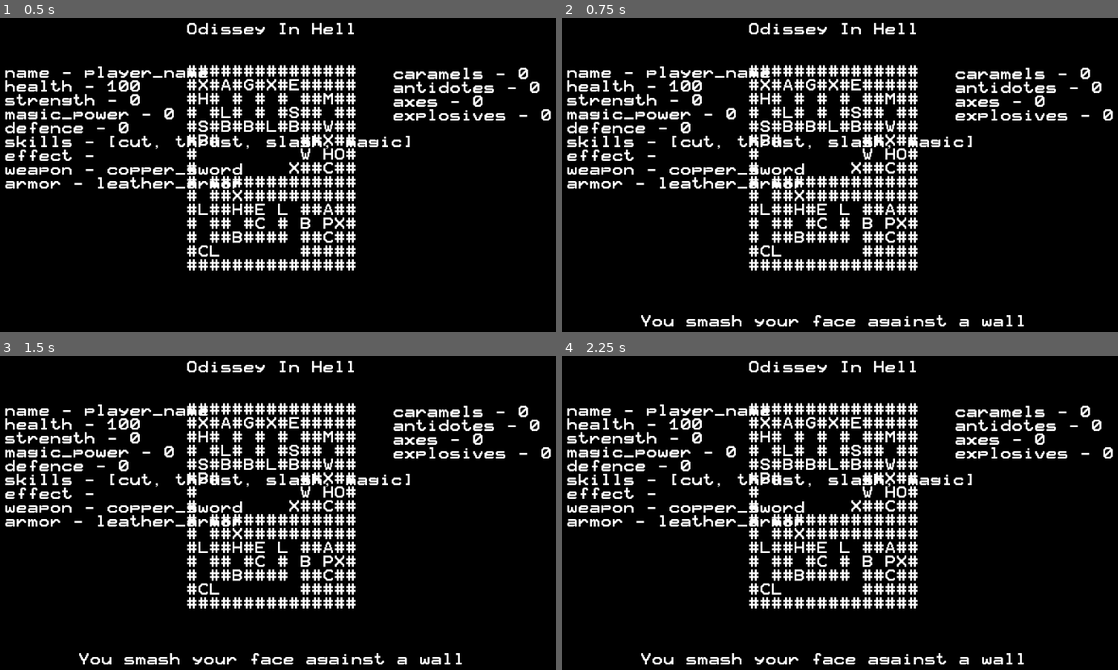
Above: before the commit, frames 1-4 (two rows, left to right).
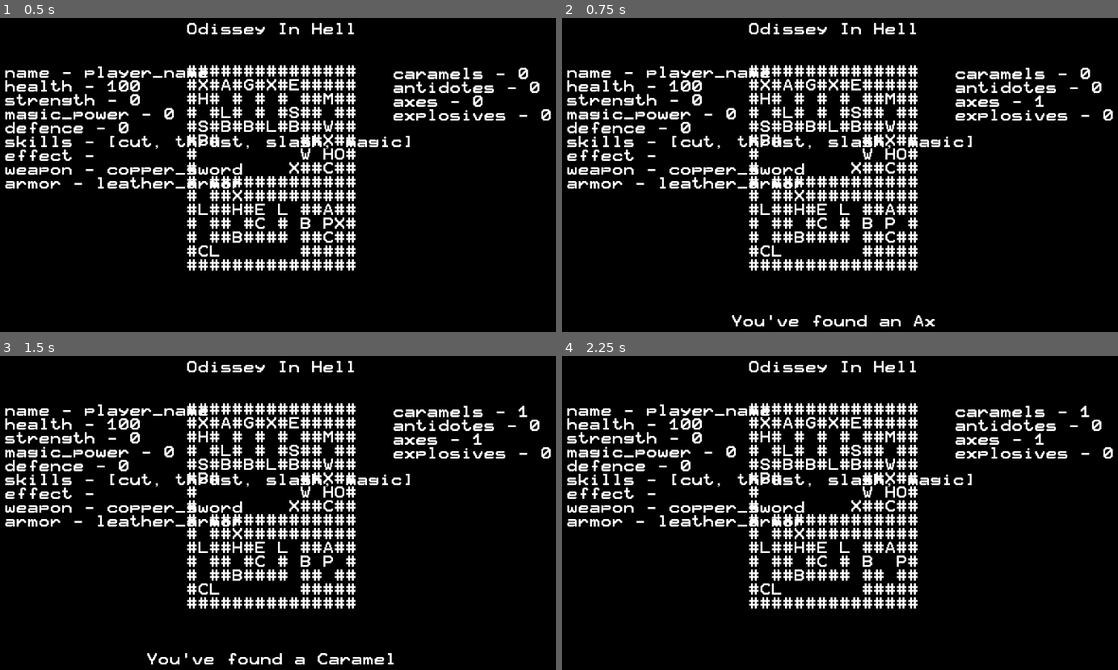
Above: after the commit, the same moments.

Repository: Dukebot/Odissey-in-Hell
Game: Godot game, scene res://src/Main.tscn
Same seed, same stepped clock (60 frames per second), same inputs: the game is played once before the commit and once after it.
Inputs:
- Up to frame 1 (0.5 s): no input
- Up to frame 2 (0.75 s): tap Enter at 0.5 s; hold Right (move_right) from 0.53 s (still down); tap N (no) at 0.6 s
- Up to frame 3 (1.5 s): tap Space (continue, bound only after the commit) at 0.8, 1.25, 1.35 s; release Right (move_right) at 1.28 s; hold Down (move_down) from 1.28 s (still down)
- Up to frame 4 (2.25 s): tap N (no) at 1.55, 2.1 s; tap Space (continue, bound only after the commit) at 2 s; release Down (move_down) at 2.03 s; hold Right (move_right) from 2.03 s (still down)

Frame 1 is identical in both runs. In frame 2, 1.0% of the frame differs, in the area x 14-87%, y 24-99%; in frame 3, 1.2%, in the area x 14-96%, y 15-99%; in frame 4, 1.1%.
Error before the commit: Invalid call to function 'init' in base 'Node (MoveState.gd)'. Expected 0 arguments. (res://src/Main.gd:29)

Commit message:
Improvements in combat and cleanup of old things.

Diff:
--- a/project.godot
+++ b/project.godot
@@ -14,7 +14,7 @@
 "language": "GDScript",
 "path": "res://src/CombatState.gd"
 }, {
-"base": "Reference",
+"base": "Node",
 "class": "Drawer",
 "language": "GDScript",
 "path": "res://src/Drawer.gd"
@@ -22,7 +22,7 @@
 "base": "Node",
 "class": "GameData",
 "language": "GDScript",
-"path": "res://src/game_data/GameData.gd"
+"path": "res://src/GameData.gd"
 }, {
 "base": "Node",
 "class": "MoveState",
@@ -103,6 +103,11 @@
 "events": [ Object(InputEventKey,"resource_local_to_scene":false,"resource_name":"","device":0,"alt":false,"shift":false,"control":false,"meta":false,"command":false,"pressed":false,"scancode":51,"unicode":0,"echo":false,"script":null)
  ]
 }
+continue={
+"deadzone": 0.5,
+"events": [ Object(InputEventKey,"resource_local_to_scene":false,"resource_name":"","device":0,"alt":false,"shift":false,"control":false,"meta":false,"command":false,"pressed":false,"scancode":32,"unicode":0,"echo":false,"script":null)
+ ]
+}
 
 [rendering]
 
--- a/src/CombatState.gd
+++ b/src/CombatState.gd
@@ -5,47 +5,87 @@
 var enemy_x
 var enemy_y
 
+var last_attack_result_text: String = ""
+
 onready var main = get_parent()
 
 
 func process_state():
-	_process_state(main.player, main.skills, main.map)
+	var player = main.player
+	var skills = main.skills
+	var map = main.map
 
+	if turn == 0:
+		show_player_attack_selection()
+		turn = 1
 
-func _process_state(player: Dictionary, skills: Dictionary, map: Dictionary) -> void:
-	if turn == 0:
-		var text = "Select your attack:"
-		for skill in player["skills"]:
-			text += "\n" + skill
-		main.show_message(text)
+	elif turn == 1:
+		var skill_key = get_player_skill_selection()
+		if skill_key:
+			attack(player, skill_key, enemy)
+			turn = 2
 
-		var skill_key
+	elif turn == 2:
+		main.show_message(last_attack_result_text)
+		if Input.is_action_just_pressed("continue"):
+			if map[enemy_x][enemy_y] == " ":
+				main.set_move_state()
+			else:
+				turn = 3
 
-		if Input.is_action_just_pressed("skill_1"):
-			skill_key = player["skills"][0]
-		elif Input.is_action_just_pressed("skill_2"):
-			skill_key = player["skills"][1]
-		elif Input.is_action_just_pressed("skill_3"):
-			skill_key = player["skills"][2]
-
-		if skill_key:
-			var skill = skills[skill_key]
-			var damage = player["strength"] + skill["power"] - enemy["defence"]
-			print(damage)
-			enemy["health"] = enemy["health"] - damage
-			turn = 1
-
-			if enemy["health"] < 0:
-				print("Enemy defeated")
-				main.set_move_state()
-
-	else:
-		print("Enemy turn...")
+	elif turn == 3:
 		var enemy_skill_keys = enemy["skills"]
 		var rand_skill_index = Utils.get_random_array_index(enemy_skill_keys)
 		var skill_key = enemy_skill_keys[rand_skill_index]
-		var skill = skills[skill_key]
-		var damage = enemy["strength"] + skill["power"] - player["defence"]
+		attack(enemy, skill_key, player)
+		turn = 4
 
-		player["health"] = player["health"] - damage
-		turn = 0
+	elif turn == 4:
+		main.show_message(last_attack_result_text)
+		if Input.is_action_just_pressed("continue"):
+			turn = 0
+
+
+func show_player_attack_selection():
+	var player = main.player
+
+	var text = "Select your attack:"
+	var i = 0
+	for skill in player["skills"]:
+		i += 1
+		text += "\n" + str(i) + " - " + skill
+
+	main.show_message(text)
+
+
+func get_player_skill_selection():
+	var player = main.player
+
+	var skill_key
+	if Input.is_action_just_pressed("skill_1"):
+		skill_key = player["skills"][0]
+	elif Input.is_action_just_pressed("skill_2"):
+		skill_key = player["skills"][1]
+	elif Input.is_action_just_pressed("skill_3"):
+		skill_key = player["skills"][2]
+
+	return skill_key
+
+
+func attack(attacker: Dictionary, skill_key: String, target: Dictionary):
+	var skills = main.skills
+	var skill = skills[skill_key]
+	var damage = attacker["strength"] + skill["power"] - target["defence"]
+
+	if rand_range(0, 1) < skill["accuracy"]:
+		target["health"] = target["health"] - damage
+		last_attack_result_text = attacker["name"] + " used " + skill["name"] + " and inflicted " + str(damage) + " of damage"
+	else:
+		last_attack_result_text = attacker["name"] + " used " + skill["name"] + " and missed!"
+
+	if target["health"] < 0:
+		if target["name"] == "Player":
+			print("Game Over...")
+		else:
+			var map = main.map
+			map[enemy_x][enemy_y] = " "
--- a/src/game_data/GameData.gd
+++ b/src/GameData.gd
@@ -1,11 +1,4 @@
 class_name GameData extends Node
-
-
-#onready var map = $Map.get_data()
-#onready var characters = $Characters.get_data()
-#onready var inventory = $Inventory.get_data()
-#onready var items = $Items.get_data()
-#onready var skills = $Skills.get_data()
 
 onready var map = Utils.get_json_result("res://json/map.json")
 onready var characters = Utils.get_json_result("res://json/characters.json")
--- a/src/Main.gd
+++ b/src/Main.gd
@@ -26,7 +26,7 @@
 
 
 func _ready():
-	move_state.init(map)
+	move_state.init()
 	drawer.draw()
 
 
--- a/src/Main.tscn
+++ b/src/Main.tscn
@@ -1,7 +1,7 @@
 [gd_scene load_steps=7 format=2]
 
 [ext_resource path="res://src/Main.gd" type="Script" id=1]
-[ext_resource path="res://src/game_data/GameData.tscn" type="PackedScene" id=2]
+[ext_resource path="res://src/GameData.gd" type="Script" id=2]
 [ext_resource path="res://src/Drawer.gd" type="Script" id=3]
 [ext_resource path="res://src/UseItemState.gd" type="Script" id=4]
 [ext_resource path="res://src/MoveState.gd" type="Script" id=5]
@@ -15,7 +15,8 @@
 "_edit_use_anchors_": false
 }
 
-[node name="GameData" parent="." instance=ExtResource( 2 )]
+[node name="GameData" type="Node" parent="."]
+script = ExtResource( 2 )
 
 [node name="Drawer" type="Node" parent="."]
 script = ExtResource( 3 )
--- a/src/MoveState.gd
+++ b/src/MoveState.gd
@@ -93,7 +93,7 @@
 	elif map[x][y] == "L":
 		#show_message("TODO combat with enemy")
 		#map[x][y] = " "
-		main.set_combat_state("lesser_demon")
+		main.set_combat_state("lesser_demon", x, y)
 
 	elif map[x][y] == "S":
 		show_message("TODO combat with enemy")
--- a/src/UseItemState.gd
+++ b/src/UseItemState.gd
@@ -8,10 +8,9 @@
 
 
 func process_state() -> void:
-	_process_state(main.inventory, main.map)
+	var inventory = main.inventory
+	var map = main.map
 
-
-func _process_state(inventory: Dictionary, map: Dictionary) -> void:
 	if Input.is_action_just_pressed("yes"):
 		inventory[use_item] -= 1
 
--- a/src/game_data/Characters.gd
+++ /dev/null
@@ -1,61 +0,0 @@
-extends Node
-
-
-func get_data():
-	return {
-		"player": {
-			"name": "player_name",
-			"health": 100,
-			"strength": 0,
-			"magic_power": 0,
-			"defence": 0,
-			"skills": ["cut", "thrust", "slash", "magic"],
-			"effect": "",
-			"weapon": "copper_sword",
-			"armor": "leather_armor"
-		},
-		"lesser_demon": {
-			"name": "Lesser Demon",
-			"health": 50,
-			"strength": 5,
-			"magic_power": 5,
-			"defence": 5,
-			"skills": ["spit", "black_magic", "scratch"],
-			"effect": "poison",
-			"weapon": "",
-			"armor": ""
-		},
-		"succubus": {
-			"name": "Succubus",
-			"health": 100,
-			"strength": 15,
-			"magic_power": 20,
-			"defence": 10,
-			"skills": ["kiss", "knives", "fireball"],
-			"effect": "paralysis",
-			"weapon": "",
-			"armor": ""
-		},
-		"hell_prision_ward": {
-			"name": "Hell Prision Guard",
-			"health": 170,
-			"strength": 30,
-			"magic_power": 45,
-			"defence": 20,
-			"skills": ["electroshock", "shot", "lightning"],
-			"effect": "stun",
-			"weapon": "",
-			"armor": ""
-		},
-		"gaahl": {
-			"name": "Gaahl",
-			"health": 255,
-			"strength": 50,
-			"magic_power": 60,
-			"defence": 30,
-			"skills": ["death_dance", "mace", "heal"],
-			"effect": "",
-			"weapon": "",
-			"armor": ""
-		}
-	}
--- a/src/game_data/GameData.tscn
+++ /dev/null
@@ -1,26 +0,0 @@
-[gd_scene load_steps=7 format=2]
-
-[ext_resource path="res://src/game_data/GameData.gd" type="Script" id=1]
-[ext_resource path="res://src/game_data/Map.gd" type="Script" id=2]
-[ext_resource path="res://src/game_data/Characters.gd" type="Script" id=3]
-[ext_resource path="res://src/game_data/Inventory.gd" type="Script" id=4]
-[ext_resource path="res://src/game_data/Items.gd" type="Script" id=5]
-[ext_resource path="res://src/game_data/Skills.gd" type="Script" id=6]
-
-[node name="GameData" type="Node"]
-script = ExtResource( 1 )
-
-[node name="Map" type="Node" parent="."]
-script = ExtResource( 2 )
-
-[node name="Characters" type="Node" parent="."]
-script = ExtResource( 3 )
-
-[node name="Inventory" type="Node" parent="."]
-script = ExtResource( 4 )
-
-[node name="Items" type="Node" parent="."]
-script = ExtResource( 5 )
-
-[node name="Skills" type="Node" parent="."]
-script = ExtResource( 6 )
--- a/src/game_data/Inventory.gd
+++ /dev/null
@@ -1,10 +0,0 @@
-extends Node
-
-
-func get_data():
-	return {
-		"axes": 0,
-		"explosives": 0,
-		"caramels": 0,
-		"antidotes": 0
-	}
--- a/src/game_data/Items.gd
+++ /dev/null
@@ -1,34 +0,0 @@
-extends Node
-
-
-func get_data():
-	return {
-		"copper_sword": {
-			"name": "Copper Sword",
-			"effect": [
-				["strength", 10]
-			],
-			"interaction": ""
-		},
-		"masamune": {
-			"name": "Masamune",
-			"effect": [
-				["strength", 30]
-			],
-			"interaction": "There's a KATANA on a pedestal. You throw your SWORD and take the KATANA, your attack increases considerably."
-		},
-		"leather_armor": {
-			"name": "Leather Armor",
-			"effect": [
-				["deffence", 5]
-			],
-			"interaction": ""
-		},
-		"onyx_armor": {
-			"name": "Onyx Armor",
-			"effect": [
-				["deffence", 15]
-			],
-			"interaction": "There's an ARMOUR on the floor. You throw your ARMOUR and take the other one, your defence increases considerably."
-		}
-	}
--- a/src/game_data/Map.gd
+++ /dev/null
@@ -1,21 +0,0 @@
-extends Node
-
-
-func get_data():
-	return [
-		["#", "#", "#", "#", "#", "#", "#", "#", "#", "#", "#", "#", "#", "#", "#"],
-		["#", "X", "#", "A", "#", "G", "#", "X", "#", "E", "#", "#", "#", "#", "#"],
-		["#", "H", "#", " ", "#", " ", "#", " ", "#", " ", "#", "#", "M", "#", "#"],
-		["#", " ", "#", "L", "#", " ", "#", " ", "#", "S", "#", "#", " ", "#", "#"],
-		["#", "S", "#", "B", "#", "B", "#", "L", "#", "B", "#", "#", "W", "#", "#"],
-		["#", "B", "#", " ", " ", " ", " ", " ", " ", " ", "#", "#", "X", "#", "#"],
-		["#", " ", " ", " ", " ", " ", " ", " ", " ", " ", "W", " ", "H", "O", "#"],
-		["#", " ", " ", " ", " ", " ", " ", " ", " ", "X", "#", "#", "C", "#", "#"],
-		["#", " ", "#", "#", "#", "#", "#", "#", "#", "#", "#", "#", "#", "#", "#"],
-		["#", " ", "#", "#", "X", "#", "#", "#", "#", "#", "#", "#", "#", "#", "#"],
-		["#", "L", "#", "#", "H", "#", "E", " ", "L", " ", "#", "#", "A", "#", "#"],
-		["#", " ", "#", "#", " ", "#", "C", " ", "#", " ", "B", " ", "P", "X", "#"],
-		["#", " ", "#", "#", "B", "#", "#", "#", "#", " ", "#", "#", "C", "#", "#"],
-		["#", "C", "L", " ", " ", " ", " ", " ", " ", " ", "#", "#", "#", "#", "#"],
-		["#", "#", "#", "#", "#", "#", "#", "#", "#", "#", "#", "#", "#", "#", "#"],
-	]
--- a/src/game_data/Skills.gd
+++ /dev/null
@@ -1,118 +0,0 @@
-extends Node
-
-
-func get_data():
-	return {
-		"cut": {
-			"name": "Cut",
-			"power": 5,
-			"is_magic": false,
-			"accuracy": 1.0,
-			"effect": ""
-		},
-		"thrust": {
-			"name": "Thrust",
-			"power": 15,
-			"is_magic": false,
-			"accuracy": 0.85,
-			"effect": ""
-		},
-		"slash": {
-			"name": "Slash",
-			"power": 40,
-			"is_magic": false,
-			"accuracy": 0.55,
-			"effect": ""
-		},
-		"magic": {
-			"name": "Magic",
-			"power": 60,
-			"is_magic": true,
-			"accuracy": 0.90,
-			"effect": ""
-		},
-		"spit": {
-			"name": "Spit",
-			"power": 0,
-			"is_magic": false,
-			"accuracy": 0.50,
-			"effect": "poison"
-		},
-		"scratch": {
-			"name": "Scratch",
-			"power": 7,
-			"is_magic": false,
-			"accuracy": 0.80,
-			"effect": ""
-		},
-		"black_magic": {
-			"name": "Black Magic",
-			"power": 10,
-			"is_magic": true,
-			"accuracy": 0.75,
-			"effect": ""
-		},
-		"kiss": {
-			"name": "Kiss",
-			"power": 0,
-			"is_magic": true,
-			"accuracy": 0.50,
-			"effect": "paralysis"
-		},
-		"knives": {
-			"name": "Knives",
-			"power": 10,
-			"is_magic": false,
-			"accuracy": 0.80,
-			"effect": ""
-		},
-		"fireball": {
-			"name": "Fireball",
-			"power": 15,
-			"is_magic": true,
-			"accuracy": 0.75,
-			"effect": ""
-		},
-		"electroshock": {
-			"name": "Electroshock",
-			"power": 0,
-			"is_magic": true,
-			"accuracy": 0.50,
-			"effect": "stun"
-		},
-		"shot": {
-			"name": "Shot",
-			"power": 20,
-			"is_magic": false,
-			"accuracy": 0.80,
-			"effect": ""
-		},
-		"lightning": {
-			"name": "Lightning",
-			"power": 25,
-			"is_magic": true,
-			"accuracy": 0.75,
-			"effect": ""
-		},
-		"heal": {
-			"name": "Heal",
-			"power": 75,
-			"is_magic": true,
-			"accuracy": 1.0,
-			"effect": ""
-		},
-		"mace": {
-			"name": "Mace",
-			"power": 30,
-			"is_magic": false,
-			"accuracy": 0.80,
-			"effect": ""
-		},
-		"death_dance": {
-			"name": "Death Dance",
-			"power": 40,
-			"is_magic": true,
-			"accuracy": 0.75,
-			"effect": ""
-		}
-	}
